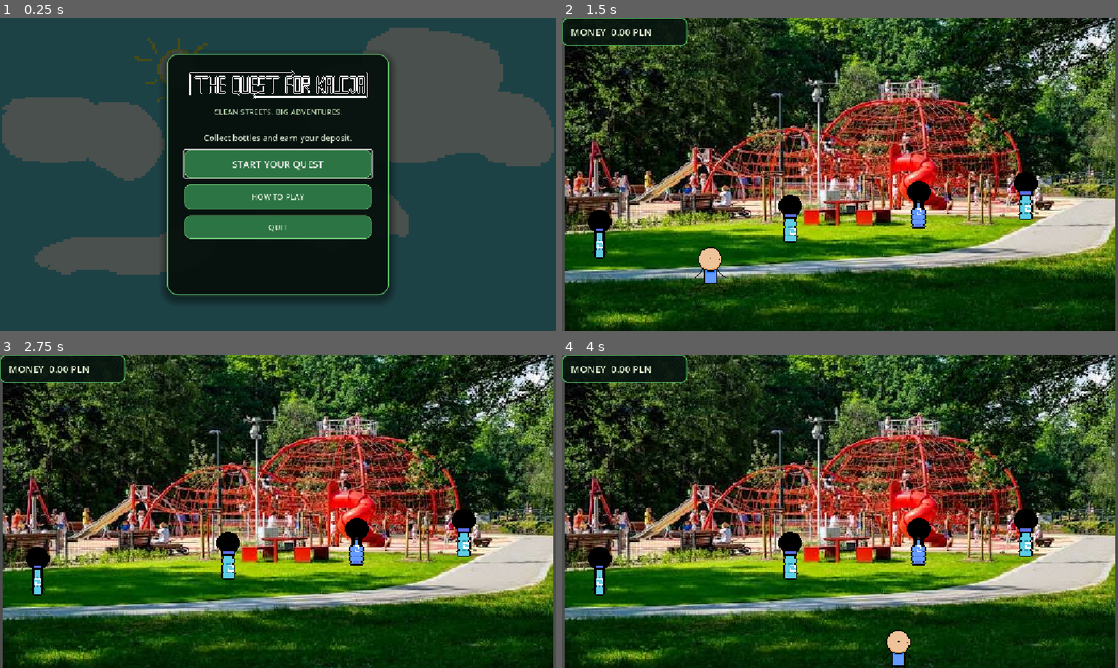
Above: before the commit, frames 1-4 (two rows, left to right).
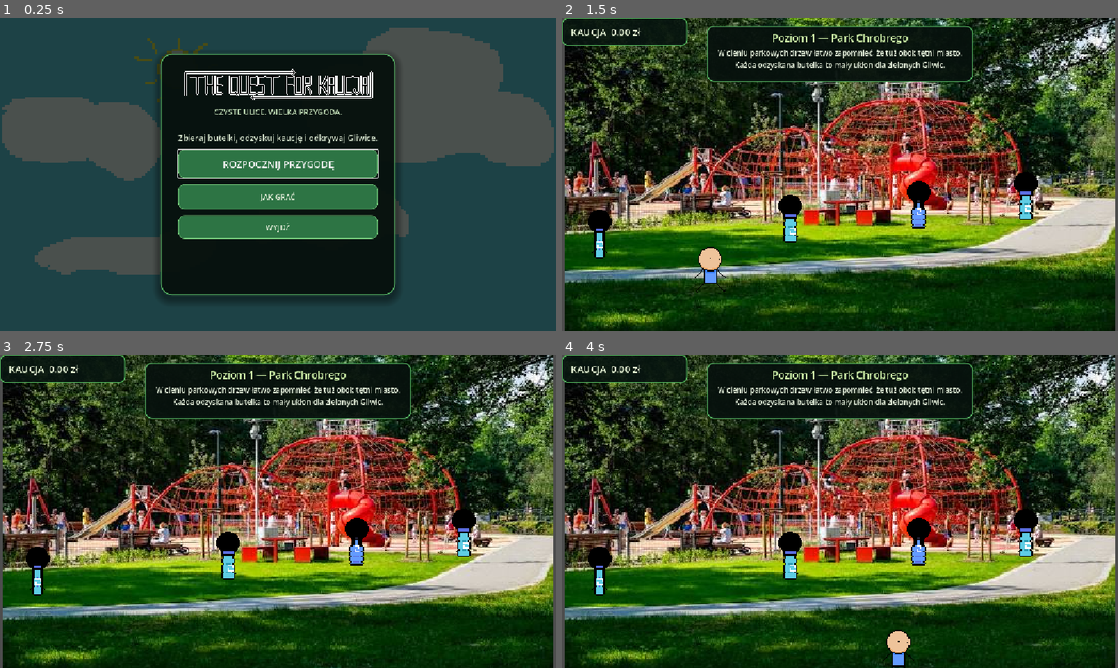
Above: after the commit, the same moments.

Repository: UBGC/quest_for_kaucja
Game: Godot game, scene res://main_menu.tscn
Same seed, same stepped clock (60 frames per second), same inputs: the game is played once before the commit and once after it.
Inputs (mouse positions are in pixels of both pictures, inside the frame that each line leads up to):
- Up to frame 1 (0.25 s): no input
- Up to frame 2 (1.5 s): click "START YOUR QUEST" (after the commit: "ROZPOCZNIJ PRZYGODĘ") at 0.5 s; tap Enter at 1.25 s; move the mouse to (962, 158) at 1.27 s; hold D (Right) from 1.28 s (still down); hold Enter from 1.28 s (still down)
- Up to frame 3 (2.75 s): move the mouse to (166, 527) at 2.02 s; release D (Right) at 2.03 s; release Enter at 2.03 s; hold S (Down) from 2.03 s (still down); tap Ctrl at 2.1 s
- Up to frame 4 (4 s): move the mouse to (895, 442) at 2.77 s; release S (Down) at 2.78 s; hold D (Right) 2.78-3.53 s; hold Shift 2.78-3.53 s; tap Space at 3.5 s; move the mouse to (812, 574) at 3.52 s; hold W (Up) from 3.53 s (still down); tap Enter at 3.6 s

The runs differ from the first frame. In frame 1, 5.0% of the frame differs, in the area x 29-71%, y 11-89%; in frame 2, 5.5%, in the area x 1-74%, y 2-21%; in frame 3, 5.5%; in frame 4, 5.5%.

Commit message:
vizir bielsze nie będzie

Diff:
--- a/butelki.gd
+++ b/butelki.gd
@@ -1,6 +1,6 @@
 extends Node
 
-# 1. Definicja flag bitowych za pomocą potęg dwójki (przesunięcie bitowe)
+# Flagi bitowe zdefiniowane jako kolejne potęgi dwójki.
 const FLAG_SZKLANA = 1 << 0    # 1 (binarnie: 01)
 const FLAG_KAUCYJNA = 1 << 1  # 2 (binarnie: 10)
 var graczScena = preload("res://player.tscn")
@@ -13,32 +13,32 @@
 # Załóżmy, że każda ikonka butelki ma wymiary 32x64 piksele i leżą one w rzędzie obok siebie.
 var bottle_types = [
 	{
-		"flags": FLAG_KAUCYJNA, # Szklana (1) + Kaucyjna (2) = 3
+		"flags": FLAG_KAUCYJNA,
 		"base_value": 1.0,
 		"region": Rect2(0, 0, 13, 18)
 	},
 	{
-		"flags": FLAG_KAUCYJNA, # Kaucyjna
+		"flags": FLAG_KAUCYJNA, # Butelka objęta kaucją
 		"base_value": 1.0,
 		"region": Rect2(13, 0, 13, 18)
 	},
 	{
-		"flags": FLAG_KAUCYJNA,                # Tylko Kaucyjna (2)
+		"flags": FLAG_KAUCYJNA, # Butelka objęta kaucją
 		"base_value": 1.0,
 		"region": Rect2(26, 0, 13, 18)
 	},
 	{
-		"flags": FLAG_SZKLANA,                            # Zwykła (ani szklana, ani kaucyjna - np. plastykowa jednorazowa)
+		"flags": FLAG_SZKLANA, # Butelka nieobjęta kaucją
 		"base_value": 1.0,
 		"region": Rect2(39, 0, 13, 18)
 	},
 	{
-		"flags": FLAG_SZKLANA, # Niekaucyjna
+		"flags": FLAG_SZKLANA, # Butelka nieobjęta kaucją
 		"base_value": 1.5,
 		"region": Rect2(52, 0, 13, 18)
 	},
 	{
-		"flags": FLAG_SZKLANA,                 # Kolejny wariant szklanej niekaucyjnej
+		"flags": FLAG_SZKLANA, # Kolejny wariant butelki nieobjętej kaucją
 		"base_value": 1.2,
 		"region": Rect2(65, 0, 13, 18)
 	}
@@ -67,10 +67,10 @@
 	else:
 		dane_butelki = kaucyjne.pick_random()
 
-	# 2. Obliczamy ostateczną cenę na podstawie flag
+	# Oblicz ostateczną wartość na podstawie flag.
 	var ostateczna_wartosc = oblicz_wartosc(dane_butelki["flags"], dane_butelki["base_value"])
 
-	# 3. Tworzymy dynamicznie AtlasTexture, żeby wyciąć odpowiedni fragment ze spritesheetu
+	# Wytnij odpowiedni fragment arkusza tekstur.
 	var atlas_texture = AtlasTexture.new()
 	atlas_texture.atlas = spritesheet
 	atlas_texture.region = dane_butelki["region"]
@@ -84,15 +84,13 @@
 func oblicz_wartosc(flags: int, base_value: float) -> float:
 	var obliczona_wartosc = base_value
 
-	# Sprawdzamy, czy flaga SZKLANA jest ustawiona (operacja bitowa AND: &)
+	# Szklane butelki mają podwojoną wartość.
 	if flags & FLAG_SZKLANA:
-		obliczona_wartosc *= 2.0 # Wartość dwukrotnie wyższa
+		obliczona_wartosc *= 2.0
 
-	# Sprawdzamy, czy flaga KAUCYJNA jest ustawiona
 	if not (flags & FLAG_KAUCYJNA):
-		# Jeśli NIE jest kaucyjna, stosujemy karę -3 zł (lub ustawiamy sztywno -3)
+		# Butelki nieobjęte kaucją obniżają wynik.
 		obliczona_wartosc *= -3.0
-		# Uwaga: jeśli chcesz, aby kara -3 była niezależna od bazy, możesz dać np. value -= 3.0
 
 	return obliczona_wartosc
 
--- a/button.gd
+++ b/button.gd
@@ -5,4 +5,4 @@
 	global.money_changed.connect(_update_money)
 
 func _update_money(value: float) -> void:
-	text = "MONEY  %.2f PLN" % value
+	text = "KAUCJA  %.2f zł" % value
--- a/end.tscn
+++ b/end.tscn
@@ -17,6 +17,6 @@
 offset_right = 579.0
 offset_bottom = 378.0
 theme_override_font_sizes/font_size = 20
-text = "GRATUJACJE!
- Zdobyłeś wystarczająco pieniędzy aby kupić hulajnogę elektryczną,
-której nazwy nie wolno wymawiać"
+text = "GRATULACJE!
+Udało Ci się zebrać dość pieniędzy, by kupić hulajnogę elektryczną,
+której nazwy nie wolno wymawiać!"
--- a/level_2.tscn
+++ b/level_2.tscn
@@ -7,6 +7,7 @@
 [ext_resource type="PackedScene" uid="uid://sqc0235ofoob" path="res://bootle.tscn" id="6_0s5r2"]
 [ext_resource type="AudioStream" uid="uid://c43jy61fbumjw" path="res://dzwieki/amen breaking my back.wav" id="6_7j8ne"]
 [ext_resource type="Script" path="res://level_exit.gd" id="7_progression"]
+[ext_resource type="PackedScene" path="res://level_intro.tscn" id="8_intro"]
 
 [sub_resource type="RectangleShape2D" id="RectangleShape2D_idooy"]
 size = Vector2(32, 715)
@@ -21,6 +22,10 @@
 script = ExtResource("7_progression")
 required_money = 25.0
 next_level_path = "res://level_3.tscn"
+
+[node name="LevelIntro" parent="." instance=ExtResource("8_intro")]
+location_title = "Poziom 2 — Arena Gliwice"
+dialogue = "Gliwice słyną z przemysłowej historii, ale dziś wielkie emocje rozbrzmiewają też pod kopułą Areny. Zbierz butelki, zanim ruszy kolejny koncert!"
 
 [node name="Camera2D" type="Camera2D" parent="." unique_id=1583237123]
 position = Vector2(568, 325)
--- a/level_3.tscn
+++ b/level_3.tscn
@@ -6,6 +6,7 @@
 [ext_resource type="AudioStream" uid="uid://dv6v054kv86br" path="res://dzwieki/insanity.wav" id="4_1jdk1"]
 [ext_resource type="PackedScene" uid="uid://vo0to8od2fjl" path="res://licznik.tscn" id="5_6p2dc"]
 [ext_resource type="Script" path="res://level_exit.gd" id="6_progression"]
+[ext_resource type="PackedScene" path="res://level_intro.tscn" id="7_intro"]
 
 [sub_resource type="RectangleShape2D" id="RectangleShape2D_g4v7s"]
 size = Vector2(1194, 363)
@@ -17,6 +18,10 @@
 script = ExtResource("6_progression")
 required_money = 35.0
 next_level_path = "res://level_4.tscn"
+
+[node name="LevelIntro" parent="." instance=ExtResource("7_intro")]
+location_title = "Poziom 3 — Radiostacja"
+dialogue = "Ta drewniana wieża pamięta rok 1939 i prowokację gliwicką — jeden z pretekstów do napaści na Polskę. Zbieraj uważnie: pamięć też warto chronić."
 
 [node name="Sprite2D" type="Sprite2D" parent="." unique_id=404758452]
 z_index = -7
--- a/level_4.tscn
+++ b/level_4.tscn
@@ -5,6 +5,7 @@
 [ext_resource type="PackedScene" uid="uid://dk82c4rqoa6bt" path="res://bottleSpawner.tscn" id="3_xcfcc"]
 [ext_resource type="Script" uid="uid://bstejmi2djhna" path="res://level_exit.gd" id="4_progression"]
 [ext_resource type="PackedScene" uid="uid://vo0to8od2fjl" path="res://licznik.tscn" id="5_l45re"]
+[ext_resource type="PackedScene" path="res://level_intro.tscn" id="6_intro"]
 
 [sub_resource type="RectangleShape2D" id="RectangleShape2D_g4v7s"]
 size = Vector2(1266, 135.82321)
@@ -19,6 +20,10 @@
 script = ExtResource("4_progression")
 required_money = 50.0
 next_level_path = "res://end.tscn"
+
+[node name="LevelIntro" parent="." instance=ExtResource("6_intro")]
+location_title = "Poziom 4 — Centrum przesiadkowe"
+dialogue = "Gliwice zawsze były w ruchu. To centrum łączy miejskie drogi i podróżnych — pomóż zadbać o czystszy przystanek dla wszystkich."
 
 [node name="CharacterBody2D" parent="." unique_id=1766430221 instance=ExtResource("1_na6m6")]
 z_index = 4
--- /dev/null
+++ b/level_intro.gd
@@ -0,0 +1,12 @@
+extends CanvasLayer
+
+@export var location_title: String
+@export_multiline var dialogue: String
+
+@onready var title_label: Label = $Panel/Margin/Content/Title
+@onready var dialogue_label: Label = $Panel/Margin/Content/Dialogue
+
+
+func _ready() -> void:
+	title_label.text = location_title
+	dialogue_label.text = dialogue
--- /dev/null
+++ b/level_intro.tscn
@@ -0,0 +1,53 @@
+[gd_scene format=3]
+
+[ext_resource type="Script" path="res://level_intro.gd" id="1_script"]
+
+[sub_resource type="StyleBoxFlat" id="StyleBoxFlat_dialogue"]
+bg_color = Color(0.02745098, 0.06666667, 0.050980393, 0.94)
+border_width_left = 2
+border_width_top = 2
+border_width_right = 2
+border_width_bottom = 2
+border_color = Color(0.3647059, 0.7607843, 0.41960785, 1)
+corner_radius_top_left = 14
+corner_radius_top_right = 14
+corner_radius_bottom_right = 14
+corner_radius_bottom_left = 14
+content_margin_left = 14.0
+content_margin_top = 10.0
+content_margin_right = 14.0
+content_margin_bottom = 10.0
+
+[node name="LevelIntro" type="CanvasLayer"]
+layer = 10
+script = ExtResource("1_script")
+
+[node name="Panel" type="PanelContainer" parent="."]
+anchors_preset = 10
+anchor_right = 1.0
+offset_left = 300.0
+offset_top = 16.0
+offset_right = -300.0
+offset_bottom = 132.0
+grow_horizontal = 2
+theme_override_styles/panel = SubResource("StyleBoxFlat_dialogue")
+
+[node name="Margin" type="MarginContainer" parent="Panel"]
+layout_mode = 2
+
+[node name="Content" type="VBoxContainer" parent="Panel/Margin"]
+layout_mode = 2
+theme_override_constants/separation = 5
+
+[node name="Title" type="Label" parent="Panel/Margin/Content"]
+layout_mode = 2
+theme_override_colors/font_color = Color(0.81960785, 0.9490196, 0.6666667, 1)
+theme_override_font_sizes/font_size = 21
+horizontal_alignment = 1
+
+[node name="Dialogue" type="Label" parent="Panel/Margin/Content"]
+layout_mode = 2
+theme_override_colors/font_color = Color(0.8862745, 0.9254902, 0.84705883, 1)
+theme_override_font_sizes/font_size = 15
+horizontal_alignment = 1
+autowrap_mode = 2
--- a/licznik.tscn
+++ b/licznik.tscn
@@ -29,5 +29,5 @@
 layout_mode = 2
 theme_override_colors/font_color = Color(0.9098039, 0.95686275, 0.8392157, 1)
 theme_override_font_sizes/font_size = 20
-text = "MONEY  0.00 PLN"
+text = "KAUCJA  0.00 zł"
 script = ExtResource("1_df67t")
--- a/main_menu.tscn
+++ b/main_menu.tscn
@@ -131,7 +131,7 @@
 layout_mode = 2
 theme_override_colors/font_color = Color(0.7294118, 0.8352941, 0.6901961, 1)
 theme_override_font_sizes/font_size = 16
-text = "CLEAN STREETS. BIG ADVENTURES."
+text = "CZYSTE ULICE. WIELKA PRZYGODA."
 horizontal_alignment = 1
 
 [node name="Separator" type="HSeparator" parent="Center/Card/Padding/Content" unique_id=1054905786]
@@ -141,7 +141,7 @@
 layout_mode = 2
 theme_override_colors/font_color = Color(0.80784315, 0.85882354, 0.7764706, 1)
 theme_override_font_sizes/font_size = 17
-text = "Collect bottles and earn your deposit."
+text = "Zbieraj butelki, odzyskuj kaucję i odkrywaj Gliwice."
 horizontal_alignment = 1
 
 [node name="PlayButton" type="Button" parent="Center/Card/Padding/Content" unique_id=1194586378]
@@ -153,7 +153,7 @@
 theme_override_styles/normal = SubResource("StyleBoxFlat_button")
 theme_override_styles/pressed = SubResource("StyleBoxFlat_button_pressed")
 theme_override_styles/hover = SubResource("StyleBoxFlat_button_hover")
-text = "START YOUR QUEST"
+text = "ROZPOCZNIJ PRZYGODĘ"
 
 [node name="ControlsButton" type="Button" parent="Center/Card/Padding/Content" unique_id=114618943]
 custom_minimum_size = Vector2(0, 52)
@@ -162,7 +162,7 @@
 theme_override_styles/normal = SubResource("StyleBoxFlat_button")
 theme_override_styles/pressed = SubResource("StyleBoxFlat_button_pressed")
 theme_override_styles/hover = SubResource("StyleBoxFlat_button_hover")
-text = "HOW TO PLAY"
+text = "JAK GRAĆ"
 
 [node name="QuitButton" type="Button" parent="Center/Card/Padding/Content" unique_id=711499626]
 custom_minimum_size = Vector2(0, 48)
@@ -171,7 +171,7 @@
 theme_override_styles/normal = SubResource("StyleBoxFlat_button")
 theme_override_styles/pressed = SubResource("StyleBoxFlat_button_pressed")
 theme_override_styles/hover = SubResource("StyleBoxFlat_button_hover")
-text = "QUIT"
+text = "WYJDŹ"
 
 [node name="ControlsCenter" type="CenterContainer" parent="." unique_id=890615374]
 visible = false
@@ -202,14 +202,14 @@
 layout_mode = 2
 theme_override_colors/font_color = Color(0.81960785, 0.9490196, 0.6666667, 1)
 theme_override_font_sizes/font_size = 26
-text = "HOW TO PLAY"
+text = "JAK GRAĆ"
 horizontal_alignment = 1
 
 [node name="Movement" type="Label" parent="ControlsCenter/Card/Padding/Content" unique_id=1210472760]
 layout_mode = 2
 theme_override_colors/font_color = Color(0.8862745, 0.9254902, 0.84705883, 1)
 theme_override_font_sizes/font_size = 18
-text = "Move around with W A S D or the arrow keys."
+text = "Poruszaj się klawiszami W, A, S, D lub strzałkami."
 horizontal_alignment = 1
 autowrap_mode = 2
 
@@ -217,7 +217,7 @@
 layout_mode = 2
 theme_override_colors/font_color = Color(0.8862745, 0.9254902, 0.84705883, 1)
 theme_override_font_sizes/font_size = 18
-text = "Collect the bottles to add their deposit to your total."
+text = "Zbieraj butelki, by doliczyć ich wartość do swojej kaucji."
 horizontal_alignment = 1
 autowrap_mode = 2
 
@@ -229,7 +229,7 @@
 theme_override_styles/normal = SubResource("StyleBoxFlat_button")
 theme_override_styles/pressed = SubResource("StyleBoxFlat_button_pressed")
 theme_override_styles/hover = SubResource("StyleBoxFlat_button_hover")
-text = "BACK TO MENU"
+text = "WRÓĆ DO MENU"
 
 [connection signal="pressed" from="Center/Card/Padding/Content/PlayButton" to="." method="_on_play_pressed"]
 [connection signal="pressed" from="Center/Card/Padding/Content/ControlsButton" to="." method="_on_controls_pressed"]
--- a/node_2d.tscn
+++ b/node_2d.tscn
@@ -6,6 +6,7 @@
 [ext_resource type="PackedScene" uid="uid://vo0to8od2fjl" path="res://licznik.tscn" id="4_hud"]
 [ext_resource type="AudioStream" uid="uid://x5bgrm4xrnx0" path="res://dzwieki/drumming and bassing it.wav" id="5_q6r6c"]
 [ext_resource type="Script" uid="uid://bstejmi2djhna" path="res://level_exit.gd" id="6_progression"]
+[ext_resource type="PackedScene" path="res://level_intro.tscn" id="7_intro"]
 
 [sub_resource type="RectangleShape2D" id="RectangleShape2D_q6r6c"]
 size = Vector2(69, 26)
@@ -24,6 +25,10 @@
 next_level_path = "res://level_2.tscn"
 
 [node name="HUD" parent="." unique_id=827329789 instance=ExtResource("4_hud")]
+
+[node name="LevelIntro" parent="." instance=ExtResource("7_intro")]
+location_title = "Poziom 1 — Park Chrobrego"
+dialogue = "W cieniu parkowych drzew łatwo zapomnieć, że tuż obok tętni miasto. Każda odzyskana butelka to mały ukłon dla zielonych Gliwic."
 
 [node name="Sprite2D" type="Sprite2D" parent="." unique_id=1877307436]
 position = Vector2(576, 324.00003)
--- a/project.godot
+++ b/project.godot
@@ -10,7 +10,7 @@
 
 [application]
 
-config/name="Quest for Kaucja"
+config/name="Misja: Kaucja"
 run/main_scene="res://main_menu.tscn"
 config/features=PackedStringArray("4.7", "Mobile")
 config/icon="res://icon.svg"
